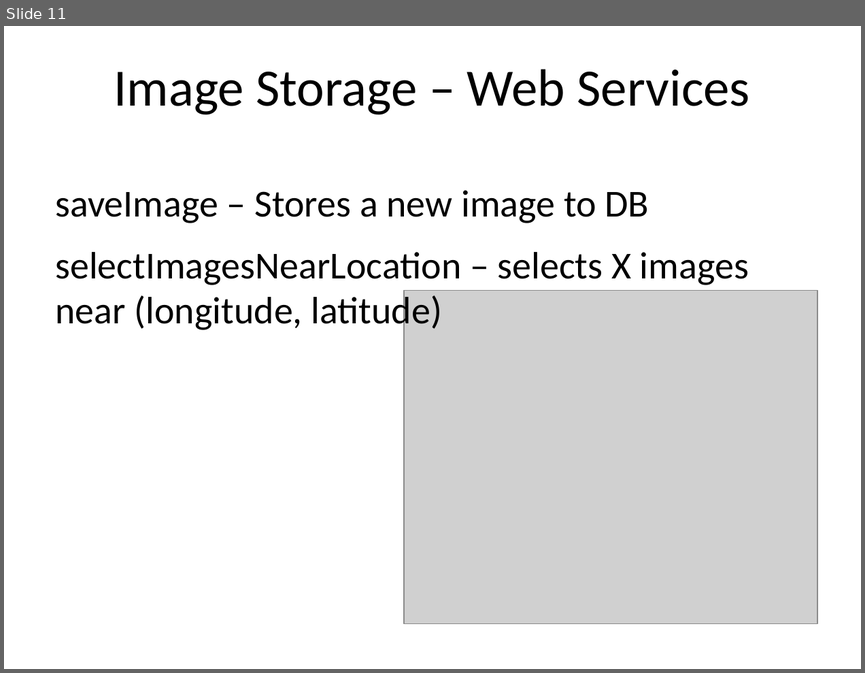
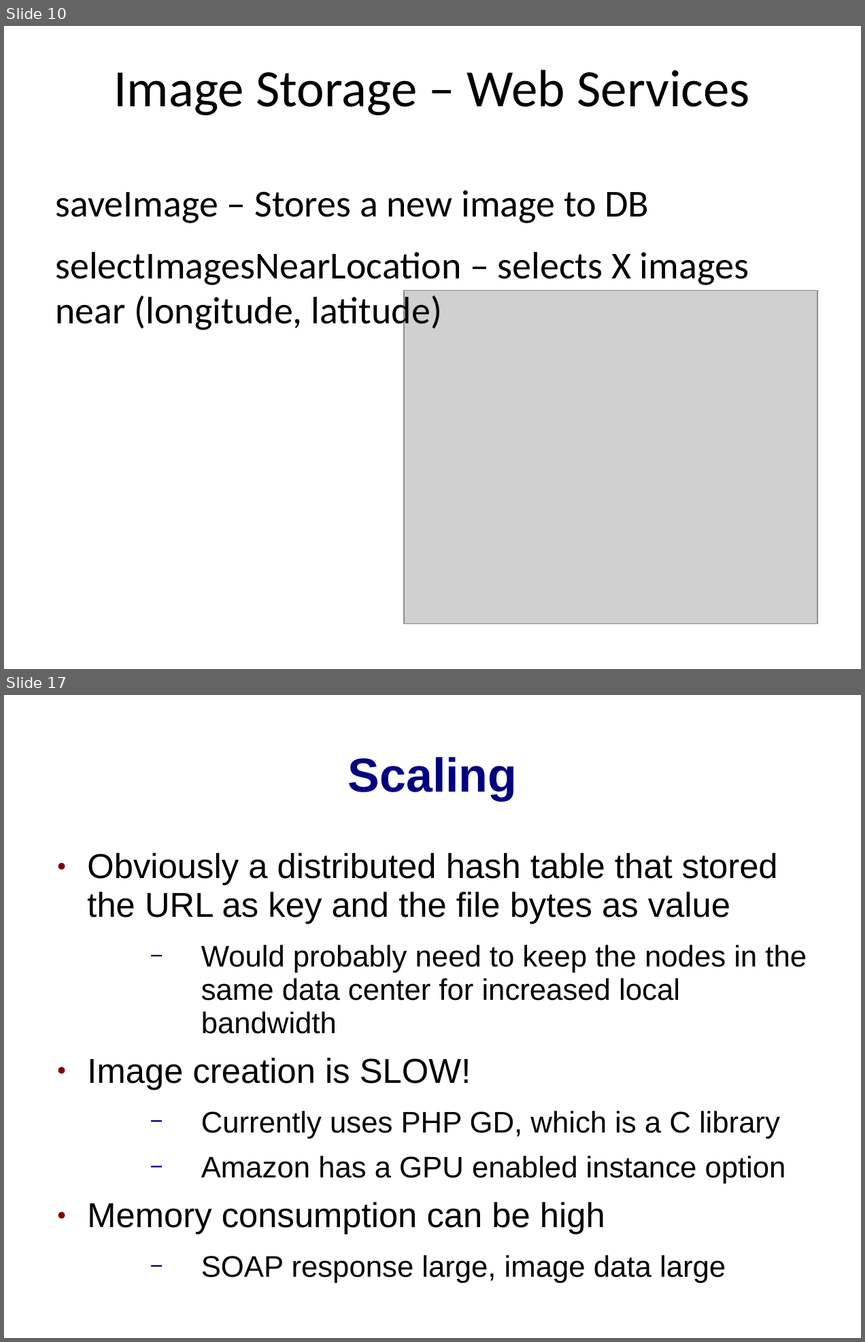
Before and after one commit to thatsnotright/distributed-imagemosaic, a slide deck: GeoMosaic.ppt. Shown one above the other, each under a label of ours: slide 11 before the commit, slides 10 and 17 after it; the slides between them are not shown. The pictures are 865x673 and 865x1342 pixels, drawn with LibreOffice and Linux fonts; fonts in the diff are those of the drawing; grey boxes stand for pictures; background and template pictures are left out. Boxes give left, top, right and bottom in pixels: in the first picture for what was removed or moved away, otherwise in the second. Text is boxed around its words. In the diff, an @@ line names an element or a change of style, - is before the commit and + after.

```diff
--- a/GeoMosaic.ppt
+++ b/GeoMosaic.ppt
@@ slide 17 added at (x1=4, y1=695, x2=861, y2=1338), background picture (left out) @@
@@ title added at (x1=348, y1=757, x2=517, y2=800), 40 pt, text #000080, bold @@
+Scaling
@@ text added at (x1=87, y1=853, x2=806, y2=1283), 25 pt, text #000000 @@
+● Obviously a distributed hash table that stored the URL as key and the file bytes as value
+  − Would probably need to keep the nodes in the same data center for increased local bandwidth
+● Image creation is SLOW!
+  − Currently uses PHP GD, which is a C library
+  − Amazon has a GPU enabled instance option
+● Memory consumption can be high
+  − SOAP response large, image data large
@@ what was slide 11 is now slide 10 @@
```
Also in this commit, not shown: 3 slides changed, 7 other slides added, 2 slides removed.
